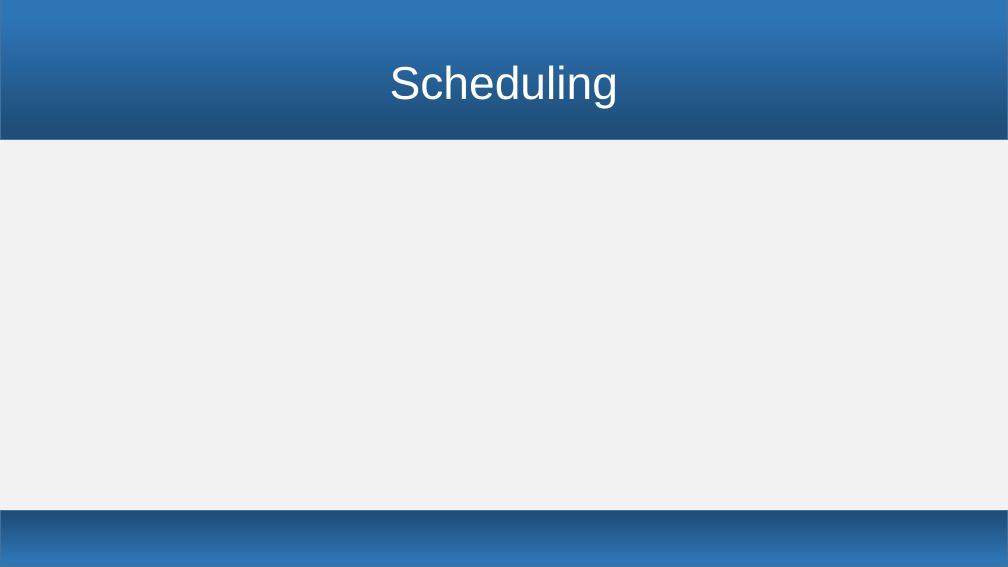
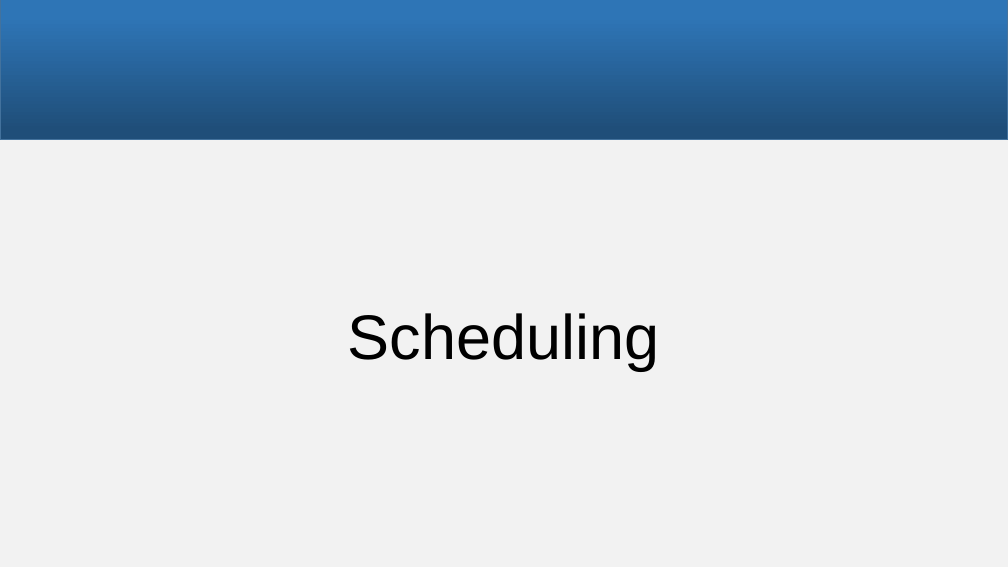
Before and after one commit to snobz/Seminar_BS_2017, a slide deck: slide 7 of Päsi/Seminar Betriebssysteme.pptx (slide 5 before the commit). Drawn at 1008x567 pixels with LibreOffice and Linux fonts; fonts in the diff are those of the drawing. Boxes give left, top, right and bottom in pixels: in the first picture for what was removed or moved away, otherwise in the second. Text is boxed around its words. In the diff, an @@ line names an element or a change of style, - is before the commit and + after.

```diff
--- a/Päsi/Seminar Betriebssysteme.pptx
+++ b/Päsi/Seminar Betriebssysteme.pptx
@@ title "Scheduling" moved from (x1=390, y1=65, x2=618, y2=109) to (x1=348, y1=313, x2=660, y2=371) @@
@@ title "Scheduling" at (x1=348, y1=313, x2=660, y2=371): size 44 to 60 pt, text colour #FFFFFF to #000000; vertical alignment middle to bottom @@
@@ rectangle removed at (x1=0, y1=511, x2=1008, y2=567) @@
@@ rectangle removed at (x1=0, y1=511, x2=1008, y2=567) @@
```
Also in this commit, not shown: 8 other slides changed, 2 slides added, 2 other files.
